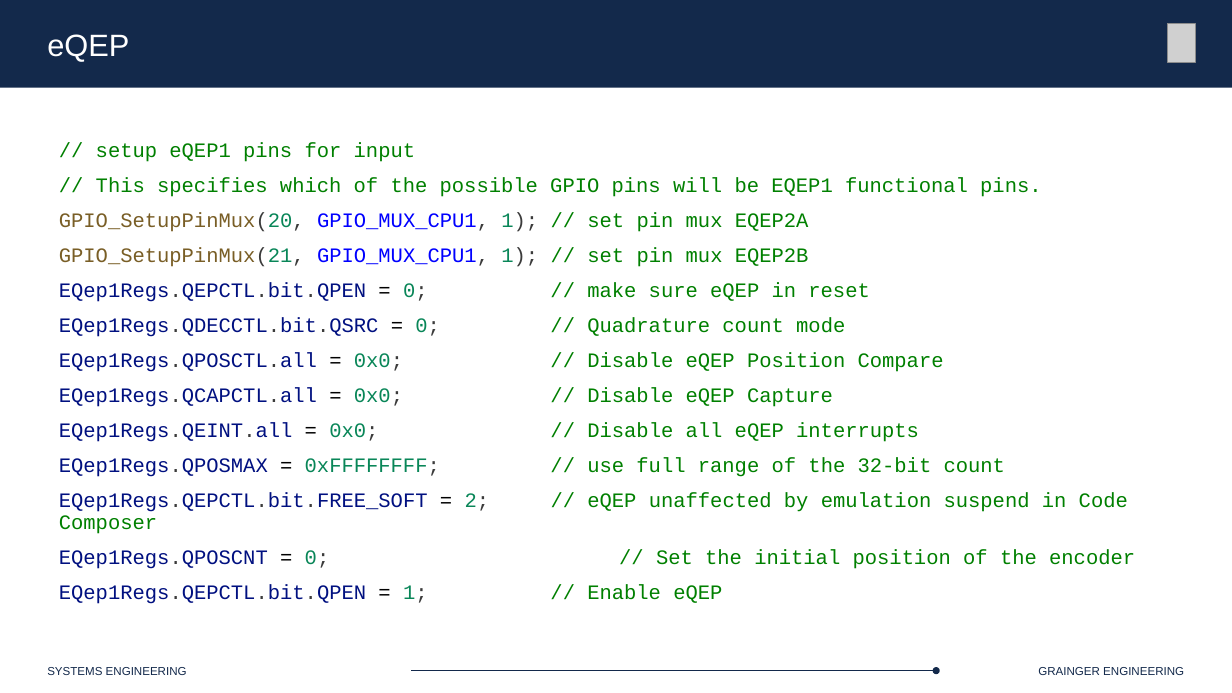
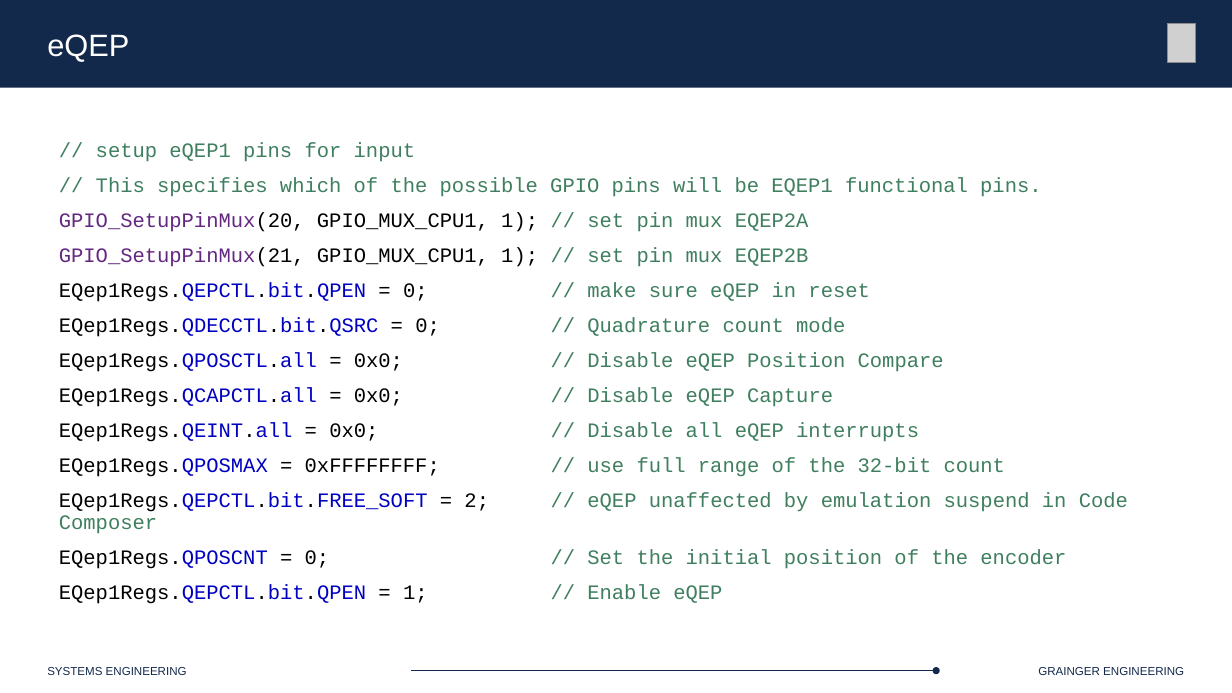
Before and after one commit to Marius-Juston/SE-423---Class-Material, a slide deck: slide 28 of Lectures/Slides/L6.pptx (slide 30 before the commit). Drawn at 1232x693 pixels with LibreOffice and Linux fonts; fonts in the diff are those of the drawing; grey boxes stand for pictures. Boxes give left, top, right and bottom in pixels: in the first picture for what was removed or moved away, otherwise in the second. Text is boxed around its words. In the diff, an @@ line names an element or a change of style, - is before the commit and + after.

Commit message:
added eQEP,  absolute encoder example, FIFO

```diff
--- a/Lectures/Slides/L6.pptx
+++ b/Lectures/Slides/L6.pptx
@@ text "// setup eQEP1 pins for ..." at (59, 142, 1128, 604): text colour #008000 to #3F7F5F in "// setup eQEP1 pins for input", "// This specifies which of the possible ...", "// set pin mux EQEP2A", "// set pin mux EQEP2B" and 9 more places; text colour #795E26 to #642880 in "GPIO_SetupPinMux(20,", "GPIO_SetupPinMux(21,"; text colour #3B3B3B to #000000 in "GPIO_SetupPinMux(20, GPIO_MUX_CPU1, 1);", "GPIO_SetupPinMux(21, GPIO_MUX_CPU1, 1);", "EQep1Regs.QEPCTL.bit.QPEN 0;", "EQep1Regs.QDECCTL.bit.QSRC 0;" and 7 more places; text colour #098658 to #000000 in "GPIO_SetupPinMux(20, 1);", "GPIO_SetupPinMux(21, 1);", "0;", "0;" and 7 more places; text colour #0000FF to #000000 in "GPIO_MUX_CPU1,", "GPIO_MUX_CPU1,"; text colour #001080 to #000000, text colour #001080 to #0000C0 in "EQep1Regs.QEPCTL.bit.QPEN", "EQep1Regs.QDECCTL.bit.QSRC", "EQep1Regs.QPOSCTL.all", "EQep1Regs.QCAPCTL.all" and 5 more places @@
```
Also in this commit, not shown: 9 other slides changed, 15 slides added, 1 other file.
